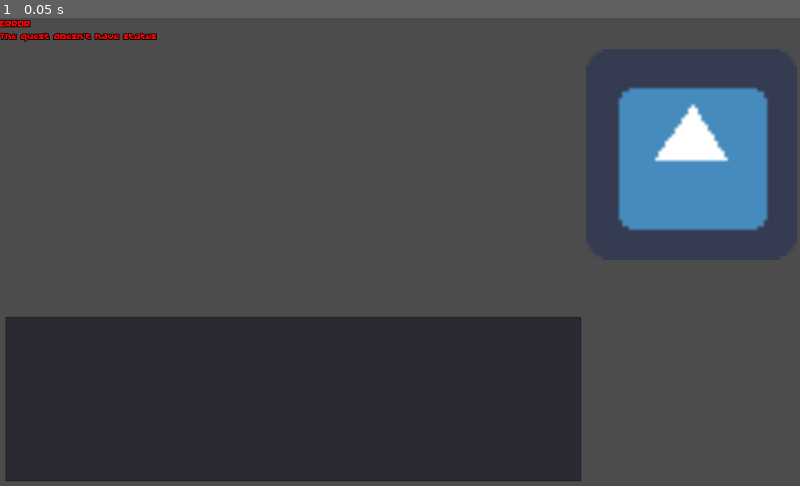
Above: before the commit, frame 1.
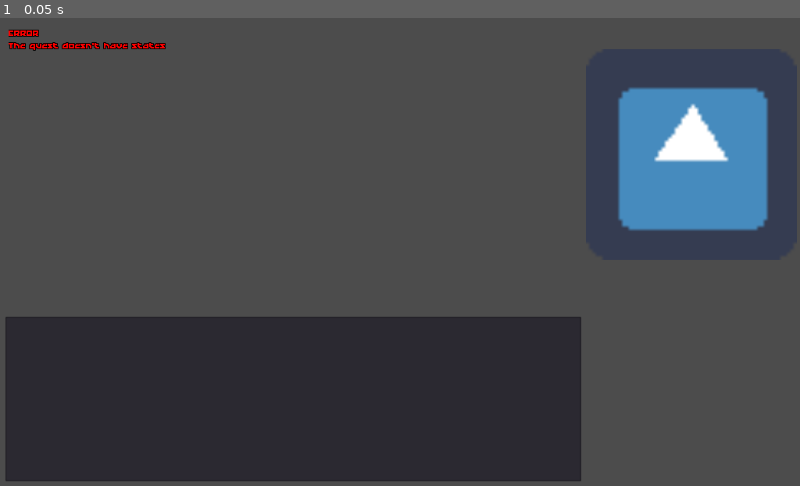
Above: after the commit, the same moment.

Repository: staddy/TextQuest
Game: Godot game, scene res://engine/QuestWindow.tscn
The game is run twice, just before and just after one commit, with the same random seed, the same clock (stepped at 60 frames per second) and the same inputs. This scene is started directly instead of the project's main scene. The engine's default icon, where the game draws it, is replaced by a stand-in: a white triangle on a blue panel in a dark square.
Inputs:
- Up to frame 1 (0.05 s): no input

The runs differ from the first frame. In frame 1, 0.6% of the frame differs, in the area x 0-21%, y 0-8%.

Commit message:
Last Dictator update

Diff:
--- a/engine/Core.gd
+++ b/engine/Core.gd
@@ -30,7 +30,7 @@
 
 static func fill_vars(input: String, vars: Dictionary):
 	var ret_val = input
-	for i in range(0, 2):
+	for _i in range(0, 2):
 		for v in vars:
 			ret_val = ret_val.replace("{" + v + "}", str(vars[v]))
 	return ret_val
--- a/engine/QuestWindow.tscn
+++ b/engine/QuestWindow.tscn
@@ -8,8 +8,10 @@
 script = ExtResource( 2 )
 
 [node name="Text" type="RichTextLabel" parent="."]
-margin_right = 740.0
-margin_bottom = 373.0
+margin_left = 11.0
+margin_top = 12.0
+margin_right = 734.0
+margin_bottom = 377.0
 custom_fonts/normal_font = ExtResource( 3 )
 bbcode_enabled = true
 __meta__ = {
--- a/quests/ru/last_dictator.json
+++ b/quests/ru/last_dictator.json
@@ -10,75 +10,72 @@
 		"west": "11 + randi() % 10",
 		"east": "11 + randi() % 10",
 		"admin": "45 + randi() % 10",
+		"army": "65 + randi() % 10",
 		"hgrades": "\"['при смерти', 'плохое', 'нормальное', 'хорошее', 'отличное']\"",
-		"grades": "\"['ненависть', 'негативное', 'нейтральное', 'любовь', 'обожание']\"",
-		"regions": "\"{'center': 'Центр', 'west': 'Запад', 'east': 'Восток'}\""
+		"grades": "\"['ненависть', 'негативное', 'нейтральное', 'хорошее', 'обожание']\"",
+		"sdays": "\"(('через {days} ' + ('день' if {days} % 10 == 1 else ('дня' if {days} % 10 in [2, 3, 4] else 'дней'))) if {days} > 2 else ['сегодня', 'завтра', 'послезавтра'][{days}])\"",
+		"regions": "\"{'center': 'Центр', 'west': 'Запад', 'east': 'Восток'}\"",
+		"const": 0,
+		"days": 5
 	},
 	"status": [
 		"'Деньги: [color=#A0A0FF]{money}[/color] талон' + ('' if {money} % 10 == 1 else ('а' if {money} % 10 in [2, 3, 4] else 'ов'))",
-		"'Состояние здоровья: [color=#A0A0FF]' + {hgrades}[{health} / 20] + '[/color]'",
+		"'Состояние здоровья: [color=#A0A0FF]' + ('мёртв' if {health} <= 0 else {hgrades}[{health} / 20]) + '[/color]'",
 		"'Отношение Центра: [color=#A0A0FF]' + {grades}[{center} / 20] + '[/color]'",
 		"'Отношение Запада: [color=#A0A0FF]' + {grades}[{west} / 20] + '[/color]'",
 		"'Отношение Востока: [color=#A0A0FF]' + {grades}[{east} / 20] + '[/color]'",
-		"'Отношение Администрации: [color=#A0A0FF]' + {grades}[{admin} / 20] + '[/color]'"
+		"'Отношение Администрации: [color=#A0A0FF]' + {grades}[{admin} / 20] + '[/color]'",
+		"'Отношение Силовиков: [color=#A0A0FF]' + {grades}[{army} / 20] + '[/color]'",
+		{"condition": "{days} >= 0", "text": "'Выборы [color=#A0A0FF]' + {sdays} + '[/color]'"}
 	],
-	"start": "tax_term_0",
+	"start": "cabinet_0",
 	"states": {
-		"0": {
-			"text": "Привет!\nКак дела?",
-			"image": "../images/2.jpg",
+		"cabinet_0": {
+			"vars": {
+				"cabinet_text": "['Взгляд цепляется за картину, изображающую вождя прошлого, произносящего речь с броневика.', 'В поскрипывании кресла вам слышится рёв протестующих.', 'Пахнет чаем с малиновым вареньем.', 'Мерцают газоразрядные индикаторы настольных часов.'][randi() % 4]"
+			},
+			"text": "Вы находитесь в своём скромном кабинете.\n{cabinet_text}",
 			"actions": [
-				{
-					"condition": "",
-					"text": "Здорова, блин!",
-					"results": [
-						{
-							"condition": "",
-							"weight": 1,
-							"next": "1",
-							"vars": [
-								{
-									"condition": "",
-									"p": 1.0,
-									"var": "",
-									"value": ""
-								}
-							]
-						}
-					]
-				},
-				{ "condition": "{money} > 100000", "text": "Собирать налоги", "vars": {"money": "{money} + 1"}, "results": {"next": "0"}},
-				{ "text": "[Дать рубь]", "vars": {"money": "{money} - 1"}, "results": {"next": "0"}},
-				{
-					"text": "Привет...",
-					"results": [
-						{
-							"condition": "",
-							"weight": 1,
-							"next": "1",
-							"vars": [
-								{
-									"condition": "",
-									"p": 1.0,
-									"var": "",
-									"value": ""
-								}
-							]
-						}
-					]
-				}
+				{"text": "Подойти к терминалу для сбора налогов", "results": "tax_term_0"},
+				{"text": "Заказать статистическое исследование", "results": "tax_term_0"},
+				{"text": "Внести правки в Конституцию", "results": "tax_term_0"},
+				{"text": "Отправиться спать", "results": "bed"}
+			]
+		},
+		"const_0": {
+			"vars": {
+				"const_opt_0": "Президента выбирают граждане всех трёх субъектов большинством голосов",
+				"const_opt_1": "Президента выбирают 3 выборщика, граждане каждого субьекта выбирают 1 выборщика",
+				"const_opt_2": "костюм Президента выбирают граждане всех трёх субъектов большинством голосов",
+				"const_text": "['{const_opt_0}', '{const_opt_1}', '{const_opt_2}'][{const}]"
+			},
+			"text": "Вы решили подать заявку в Конституционный Суд на внесение правок в Конституцию.\nВ текущем варианте основного закона закреплено, что {const_text}."
+		},
+		"bed": {
+			"vars": {
+				"days": "{days} - 1",
+				"bed_heal": "(randi() % 5) if ({health} > 15) else (-1 + (randi() % 3))",
+				"bed_act": "['сокрушать врагов государства', 'побеждать', 'действовать'][randi() % 3]",
+				"bed_days": "'' if ({days} < 0) else ('Стоит помнить, что выборы состоятся [color=#A0A0FF]' + {sdays} + '.[/color]')",
+				"bed_text": "'Вы умерли во сне.' if ({bed_heal} < 0) else ('Наступило утро, но вам так и не удалось уснуть.' if ({bed_heal} == 0) else ('Вы хорошо выспались и готовы {bed_act}.\\n{bed_days}'))",
+				"health": "0 if ({bed_heal} < 0) else (clamp({health} + {bed_heal}, 0, 99))"
+			},
+			"text": "{bed_text}",
+			"actions": [
+				{"condition": "{health} <= 0", "text": "Продолжить", "results": "fail"},
+				{"condition": "{health} > 0", "text": "Проследовать в кабинет", "results": "cabinet_0"}
 			]
 		},
 		"tax_term_0": {
 			"vars": {
 				"tax_term_text": "'Выберите субъект...' if (({center} > 10) or ({west} > 10) or ({east} > 10)) else 'Нет доступных субъектов!'"
 			},
-			"text": "Вы стоите перед терминалом для сбора налогов.\nНа кинескопе мерцает надпись: [color=#99FF99]\"{tax_term_text}\"[/color]",
+			"text": "Вы стоите перед терминалом для сбора налогов.\nНа кинескопе сияет надпись: [color=#99FF99]\"{tax_term_text}\"[/color]",
 			"actions": [
 				{"condition": "{center} > 10", "text": "Выбрать Центр", "vars": {"tax_term_region": "'center'"}, "results": "tax_term_1"},
 				{"condition": "{west} > 10", "text": "Выбрать Запад", "vars": {"tax_term_region": "'west'"}, "results": "tax_term_1"},
 				{"condition": "{east} > 10", "text": "Выбрать Восток", "vars": {"tax_term_region": "'east'"}, "results": "tax_term_1"},
-				{"text": "Отойти от терминала", "results": "tax_term_0"}
+				{"text": "Отойти от терминала", "results": "cabinet_0"}
 			]
 		},
 		"tax_term_1": {
@@ -92,7 +89,7 @@
 				{"condition": "{{tax_term_region}} > 10", "text": "Собрать налоги только с малого бизнеса",
 				"vars": {"collected": "20000 + randi() % 10000", "money": "{money} + {collected}", "{tax_term_region}": "{{tax_term_region}} - 3 - randi() % 3"}, "results": "tax_term_2"},
 				{"text": "Вернуться к выбору субъекта", "results": "tax_term_0"},
-				{"text": "Отойти от терминала", "results": "tax_term_0"}
+				{"text": "Отойти от терминала", "results": "cabinet_0"}
 			]
 		},
 		"tax_term_2": {
@@ -103,12 +100,12 @@
 			"actions": [
 				{"condition": "{{tax_term_region}} > 10", "text": "Вернуться к сбору налогов с субъекта {tax_term_text}", "results": "tax_term_1"},
 				{"text": "Вернуться к выбору субъекта", "results": "tax_term_0"},
-				{"text": "Отойти от терминала", "results": "tax_term_0"}
+				{"text": "Отойти от терминала", "results": "cabinet_0"}
 			]
 		},
-		"3": {
-			"text": "[color=#99FF99]Вы проиграли[/color]",
-			"actions": [{"text": "Окей, попробуем ещё раз", "results": {"next": "0"}}]
+		"fail": {
+			"text": "[color=#99FF99]Квест провален[/color]",
+			"actions": [{"text": "...", "results": {"next": "fail"}}]
 		}
 	}
 }
